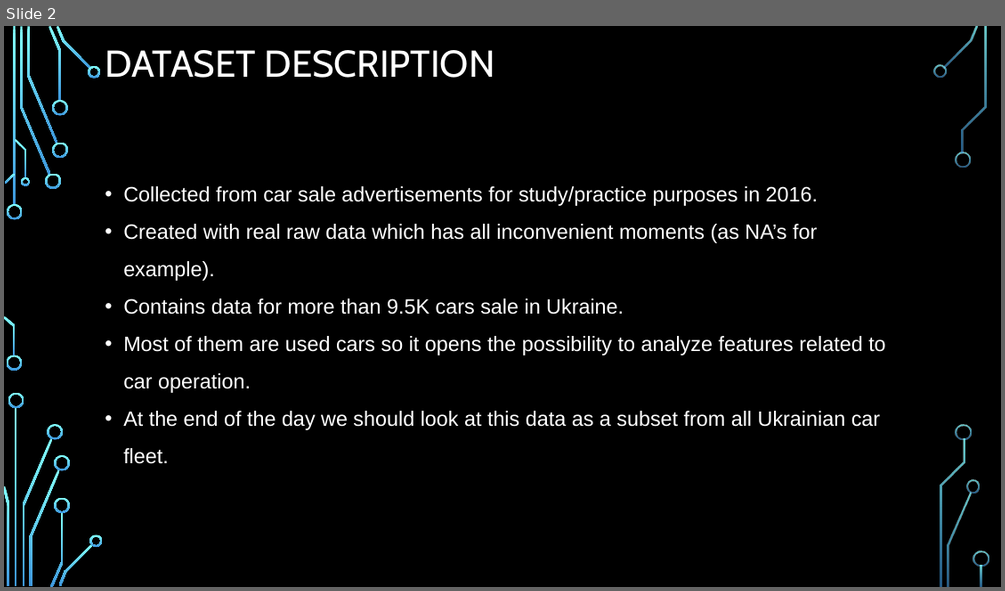
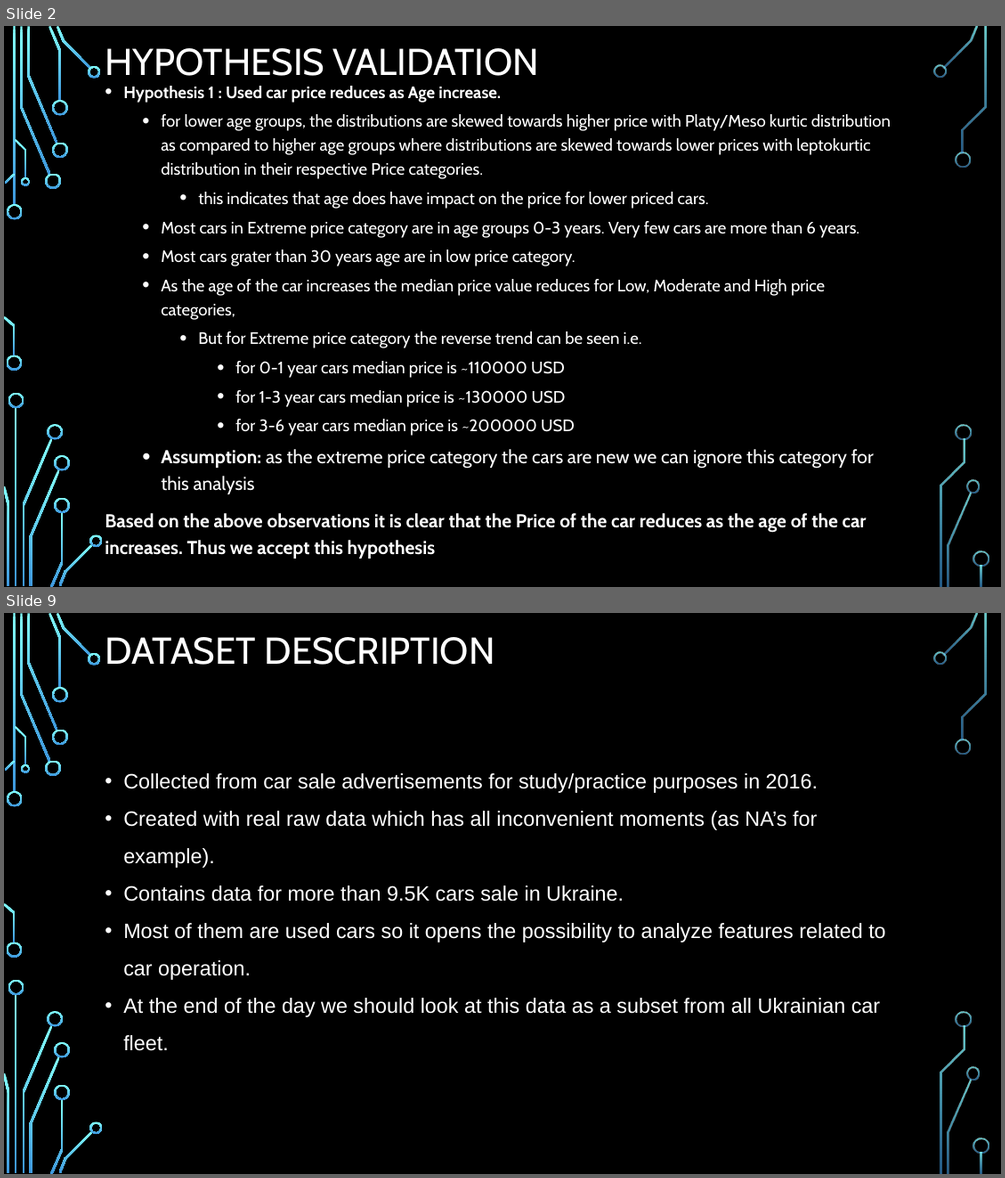
Before and after one commit to dhp6106/insaid-projects, a slide deck: term1/projects/CarSales/Term1-EDAProject-CarSales-DhavalParikh.pptx. Shown one above the other, each under a label of ours: slide 2 before the commit, slides 2 and 9 after it; the slides between them are not shown. The pictures are 1005x591 and 1005x1178 pixels, drawn with LibreOffice and Linux fonts; fonts in the diff are those of the drawing; background and template pictures are left out. Boxes give left, top, right and bottom in pixels: in the first picture for what was removed or moved away, otherwise in the second. Text is boxed around its words. In the diff, an @@ line names an element or a change of style, - is before the commit and + after.

```diff
--- a/term1/projects/CarSales/Term1-EDAProject-CarSales-DhavalParikh.pptx
+++ b/term1/projects/CarSales/Term1-EDAProject-CarSales-DhavalParikh.pptx
@@ slide 2 added at (4, 26, 1001, 587), background picture (left out); not listed: 36 template elements that a slide beside it also shows @@
@@ title added at (105, 48, 539, 76), 36 pt, text #FFFFFF @@
+HYPOTHESIS VALIDATION
@@ text added at (105, 86, 890, 558), 16 pt, text #FFFFFF @@
+• Hypothesis 1 : Used car price reduces as Age increase.
+  • for lower age groups, the distributions are skewed towards higher price with Platy/Meso kurtic distribution as compared to higher age groups where distributions are skewed towards lower prices with leptokurtic distribution in their respective Price categories.
+    • this indicates that age does have impact on the price for lower priced cars.
+  • Most cars in Extreme price category are in age groups 0-3 years. Very few cars are more than 6 years.
+  • Most cars grater than 30 years age are in low price category.
+  • As the age of the car increases the median price value reduces for Low, Moderate and High price categories,
+    • But for Extreme price category the reverse trend can be seen i.e.
+      • for 0-1 year cars median price is ~110000 USD
+      • for 1-3 year cars median price is ~130000 USD
+      • for 3-6 year cars median price is ~200000 USD
+  • Assumption: as the extreme price category the cars are new we can ignore this category for this analysis
+Based on the above observations it is clear that the Price of the car reduces as the age of the car increases. Thus we accept this hypothesis
@@ what was slide 2 is now slide 9 @@
```
Also in this commit, not shown: 6 slides changed, 9 other slides added, 8 slides removed, 8 other files.
